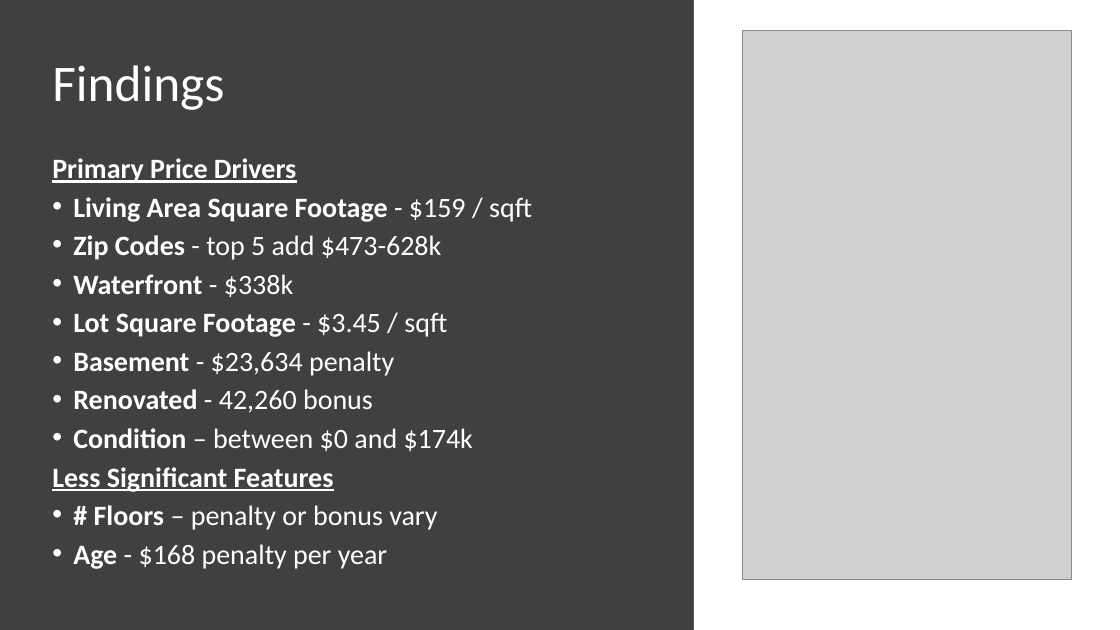
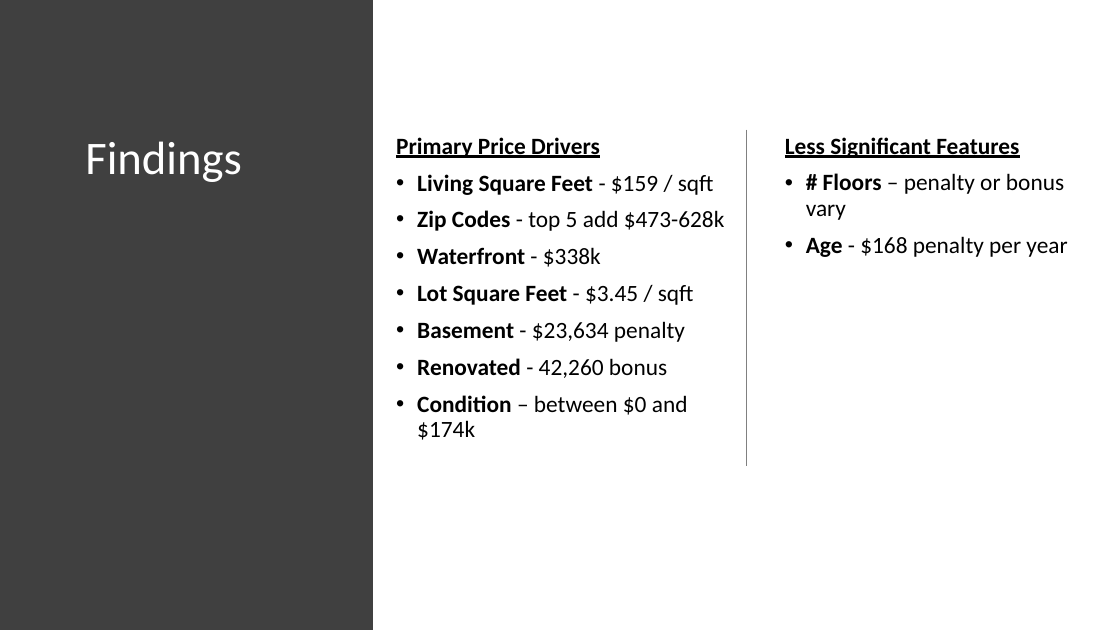
Before and after one commit to Drymander/dsc-phase-2-project, a slide deck: slide 5 of images/Johnny Dryman - Phase 2 Project Presentation.pptx. Drawn at 1120x630 pixels with LibreOffice and Linux fonts; fonts in the diff are those of the drawing; grey boxes stand for pictures. Boxes give left, top, right and bottom in pixels: in the first picture for what was removed or moved away, otherwise in the second. Text is boxed around its words. In the diff, an @@ line names an element or a change of style, - is before the commit and + after.

```diff
--- a/images/Johnny Dryman - Phase 2 Project Presentation.pptx
+++ b/images/Johnny Dryman - Phase 2 Project Presentation.pptx
@@ background #404040 to #FFFFFF @@
@@ rectangle added at box(0, 0, 373, 630), fill #404040 @@
@@ rectangle removed at box(694, 0, 1120, 630) @@
@@ picture removed at box(743, 30, 1072, 580) @@
@@ title "Findings": place and size @@
-title "Findings" at box(52, 65, 224, 110)
+title "Findings" at box(85, 141, 241, 182)
@@ title "Findings" at box(85, 141, 241, 182): size 44 to 40 pt; vertical alignment middle to top @@
@@ text "Primary Price Drivers": place and size @@
-text "Primary Price Drivers" at box(52, 158, 532, 569)
+text "Primary Price Drivers" at box(396, 137, 725, 440)
@@ text at box(396, 137, 725, 440): size 24 to 20 pt, text colour #FFFFFF to #000000 in "Primary Price Drivers", "Zip Codes - top 5 add $473-628k", "Waterfront - $338k", "Basement - $23,634 penalty" and 2 more places; line spacing 0.8 to 0.9 @@
@@ line added from (747, 129) to (747, 465), #808080 1 pt @@
@@ text added at box(785, 137, 1067, 257), 20 pt, text #000000 @@
+Less Significant Features
+• # Floors – penalty or bonus vary
+• Age - $168 penalty per year
@@ text at box(417, 174, 714, 195): text changed; size 24 to 20 pt; text colour #FFFFFF to #000000 @@
-• Living Area Square Footage - $159 / sqft
+• Living Square Feet - $159 / sqft
@@ text at box(417, 285, 694, 305): text changed; size 24 to 20 pt; text colour #FFFFFF to #000000 @@
-• Lot Square Footage - $3.45 / sqft
+• Lot Square Feet - $3.45 / sqft
@@ text at box(52, 467, 437, 569): paragraphs removed @@
-Less Significant Features
-• # Floors – penalty or bonus vary
-• Age - $168 penalty per year
```
Also in this commit, not shown: 1 other slide changed, 5 slides added, 3 other files.
